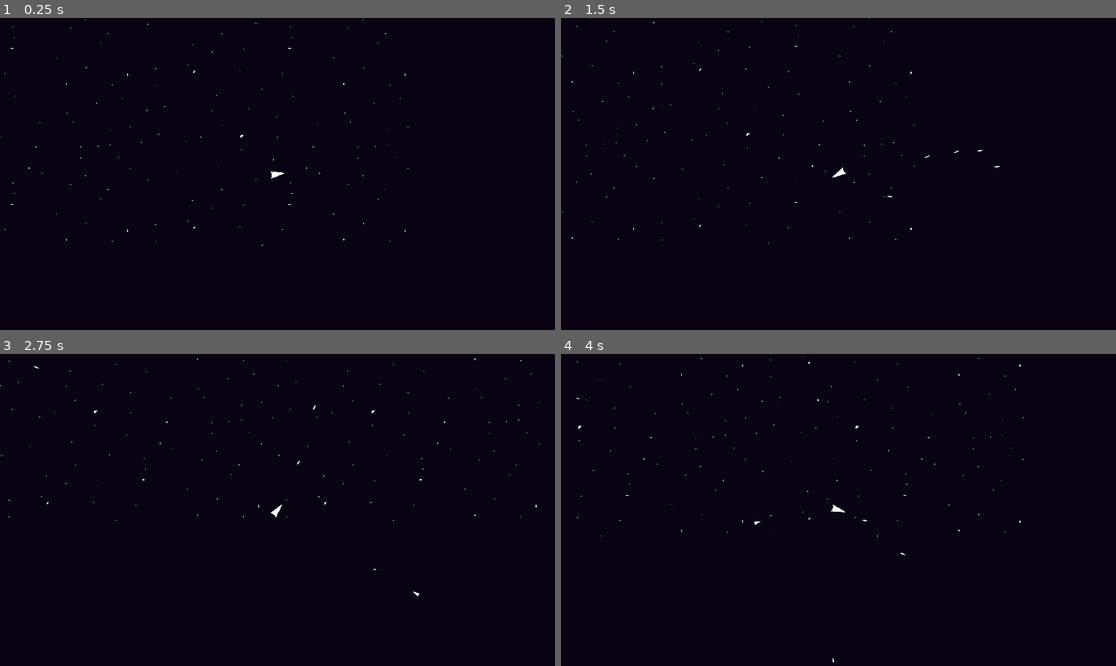
Above: before the commit, frames 1-4 (two rows, left to right).
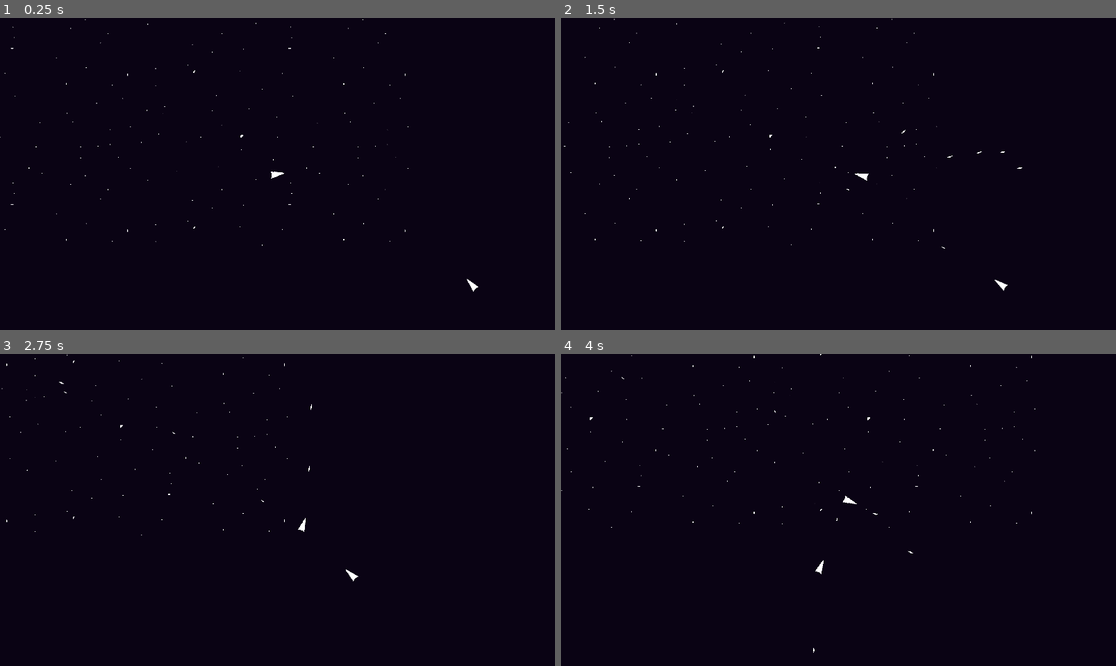
Above: after the commit, the same moments.

Repository: BloopHD/IntoTheVoid
Game: Godot game, scene res://scenes/world/world.tscn
Two runs of this game, one before a commit and one after it. Both use one fixed random seed, a clock stepped at 60 frames per second and the inputs below.
Inputs (mouse positions are in pixels of both pictures, inside the frame that each line leads up to):
- Up to frame 1 (0.25 s): no input
- Up to frame 2 (1.5 s): move the mouse to (960, 158) at 0.52 s; press the mouse at (960, 158) at 0.53 s; hold D (move_right) 0.53-1.28 s; move the mouse to (727, 189) at 1.27 s; release the mouse at (727, 189) at 1.28 s; hold S (move_down) from 1.28 s (still down); right-click (727, 189) at 1.35 s
- Up to frame 3 (2.75 s): move the mouse to (333, 441) at 2.02 s; release S (move_down) at 2.03 s; press the mouse at (333, 441) at 2.03 s; hold D (move_right) from 2.03 s (still down)
- Up to frame 4 (4 s): move the mouse to (810, 572) at 2.77 s; release D (move_right) at 2.78 s; release the mouse at (810, 572) at 2.78 s; hold W (move_up) 2.78-3.53 s; right-click (810, 572) at 2.85 s; click (810, 572) at 2.92 s; move the mouse to (1005, 556) at 3.52 s; press the mouse at (1005, 556) at 3.53 s; hold A (move_left) from 3.53 s (still down)

The runs differ from the first frame. In frame 1, less than 0.1% of the frame differs, in the area x 84-87%, y 83-88%; in frame 2, 0.3%; in frame 3, 0.3%; in frame 4, 0.3%, in the area x 0-86%, y 0-99%.

Commit message:
Player Movement, Health
Player Movement
Movement bug fixed. When playing with a controller and moving and aim with the left stick, forward angle calculation would cause the player to not move at full speed.

Added the beginning of the players health. Player probably need to be turned in to a State Machine, but I cant' decide what the states should be. Player tends to be in the same state while moving and attacking. But I think a dead state would be helpful, and now that I'm typing it out a state for boosting or "specials" could be nice.

Enemy needs a dead state.

Diff:
--- a/scenes/enemies/simple_enemy.gd
+++ b/scenes/enemies/simple_enemy.gd
@@ -7,6 +7,8 @@
 @export var acceleration: int = 500
 @export var friction: int = 100
 @export var rotation_speed: float = 0.1
+
+@export var health: int = 100
 
 @export var muzzle: Marker2D
 
@@ -19,7 +21,6 @@
 @onready var enemy_attack_state: Node = $FiniteStateMachine/EnemyAttackState
 
 var laser_scene: PackedScene = preload("res://scenes/laser/enemy_laser.tscn")
-
 
 var current_state: Node = null
 
@@ -43,17 +44,13 @@
 func move(delta: float):
 
 	if current_state != enemy_chase_state:
-
 		if curr_speed > (friction * delta):
-
 			velocity -= velocity.normalized() * (friction * delta)
 
 		else:
-
 			velocity = Vector2.ZERO
 
 	else:
-
 		var thrust_power: float = acceleration * delta
 		var thrust_velocity: Vector2 = thrust_power * look_dir
 
@@ -62,11 +59,13 @@
 
 	move_and_slide()
 
+
 func enemy_rotation(moveTowards: Vector2, rotation_multi: float = 1.0):
-	#print("RM ", rotation_multi)
+
 	look_dir = (moveTowards - position).normalized()
 	var angle: float = look_dir.angle() + NINETY_DEGREES_RAD
 	rotation_degrees = rad_to_deg(lerp_angle(global_rotation, angle, rotation_speed * rotation_multi))
+
 
 func try_to_shoot():
 
@@ -74,6 +73,7 @@
 		can_shoot = false
 		$ShootingTimer.start()
 		shoot_laser()
+
 
 func shoot_laser() -> void:
 
--- a/scenes/enemies/simple_enemy.tscn
+++ b/scenes/enemies/simple_enemy.tscn
@@ -9,6 +9,8 @@
 [ext_resource type="Script" path="res://scenes/enemies/enemy_attack_state.gd" id="7_e3itp"]
 
 [sub_resource type="CapsuleShape2D" id="CapsuleShape2D_10cgx"]
+radius = 20.0
+height = 68.0
 
 [sub_resource type="CircleShape2D" id="CircleShape2D_ow8ix"]
 radius = 2500.0
@@ -30,6 +32,7 @@
 muzzle = NodePath("Marker2D")
 
 [node name="Sprite2D" type="Sprite2D" parent="."]
+scale = Vector2(2, 2)
 texture = ExtResource("2_6f36q")
 
 [node name="CollisionShape2D" type="CollisionShape2D" parent="." groups=["enemy"]]
--- a/scenes/laser/enemy_laser.gd
+++ b/scenes/laser/enemy_laser.gd
@@ -2,6 +2,7 @@
 
 @export var speed: float = 1000.0
 @export var force: float = 5.0
+@export var damage: float = 25.0
 
 var movement_vector: Vector2 = Vector2.UP
 
@@ -16,3 +17,8 @@
 
 	force_direction = movement_vector.rotated(rotation)
 	global_position += force_direction * (speed + curr_speed) * delta
+
+func _on_body_entered(body:Node2D) -> void:
+
+	if body.is_in_group("player"):
+		body.health -= damage
--- a/scenes/player/player.gd
+++ b/scenes/player/player.gd
@@ -1,6 +1,8 @@
 extends CharacterBody2D
 
 signal laser_shot(laser)
+
+@export var health: int = 100
 
 @export var forward_speed: int = 1000
 @export var reverse_and_strafe_speed: int = 750
@@ -40,6 +42,7 @@
 func _process(_delta) -> void:
 
 	check_for_input()
+	check_health()
 
 
 func _physics_process(delta: float) -> void:
@@ -47,7 +50,7 @@
 	player_movement(delta)
 	player_rotation(get_player_rotation_angle())
 #	handle_crosshair(delta)
-	print(curr_speed)
+#	print("Player Speed: ", curr_speed)
 
 
 # Movment function.
@@ -82,12 +85,9 @@
 
 	var angle: float = 0.0
 
-	# If the player is aiming, use the aim vector to determine the direction the player faces.
+	# If the player is aiming or moving, use the aim vector to determine the direction the player faces.
 	if aim_vector != Vector2.ZERO:
 		angle = aim_vector.angle() + NINETY_DEGREES_RAD
-		# If the player is not aiming but moving, use the move vector to determine the direction the player faces.
-	elif move_vector != Vector2.ZERO:
-		angle = move_vector.angle() + NINETY_DEGREES_RAD
 	# If the player is not moving or aiming, use the previous aim vector to determine the direction the player faces.
 	else:
 		angle = previous_aim_vector.angle() + NINETY_DEGREES_RAD
@@ -113,6 +113,10 @@
 	aim_vector = get_aim_input()
 	save_aim_vector()
 
+func check_health() -> void:
+
+	if health <= 0:
+		hide()
 
 # This function saves the current aim vevtor or move vector to allow us to keep the player
 # facing the same direction when they stop moving.
@@ -133,9 +137,11 @@
 		shoot_laser()
 		can_shoot = false
 		$LaserTimer.start()
-
 	elif Input.is_action_pressed("secondary action"):
 		pass
+	else:
+		pass
+
 	#print("boom")
 
 
@@ -153,9 +159,12 @@
 	# If the player is using a mouse and keyboard, get the aim input from the mouse position.
 	if using_m_and_k:
 		aim_input = (get_global_mouse_position() - position).normalized()
-		# If the player is using a controller, get the aim input from the controller.
+ 	# If the player is using a controller, get the aim input from the controller.
 	else:
 		aim_input = Input.get_vector("aim_left", "aim_right", "aim_up", "aim_down")
+		# If the player is not aiming, set the aim input to the move vector.
+		if aim_input == Vector2.ZERO:
+			aim_input = move_vector
 
 	return aim_input
 
--- a/scenes/player/player.tscn
+++ b/scenes/player/player.tscn
@@ -12,12 +12,6 @@
 collision_mask = 42
 motion_mode = 1
 script = ExtResource("1_pf1yp")
-forward_speed = null
-reverse_and_strafe_speed = null
-rotational_accel = null
-forward_accel = null
-reverse_and_strafe_accel = null
-friction = null
 
 [node name="CollisionShape2D" type="CollisionShape2D" parent="."]
 shape = SubResource("CapsuleShape2D_2v2iu")
--- a/scenes/world/world.tscn
+++ b/scenes/world/world.tscn
@@ -15,16 +15,18 @@
 
 [node name="Camera2D" type="Camera2D" parent="Player"]
 zoom = Vector2(0.75, 0.75)
+position_smoothing_enabled = true
+position_smoothing_speed = 3.0
 
 [node name="Projectiles" type="Node2D" parent="."]
 
 [node name="Asteroids" type="Node2D" parent="."]
 
 [node name="SimpleEnemy" parent="." node_paths=PackedStringArray("player_test") instance=ExtResource("5_i4gcu")]
-position = Vector2(2505, 1379)
+position = Vector2(1535, 889)
 friction = 100
 player_test = NodePath("../Player")
 
+[connection signal="laser_shot" from="Player" to="." method="_on_player_laser_shot"]
 [connection signal="laser_shot" from="Player" to="." method="laser_shot"]
-[connection signal="laser_shot" from="Player" to="." method="_on_player_laser_shot"]
 [connection signal="laser_shot" from="SimpleEnemy" to="." method="laser_shot"]
